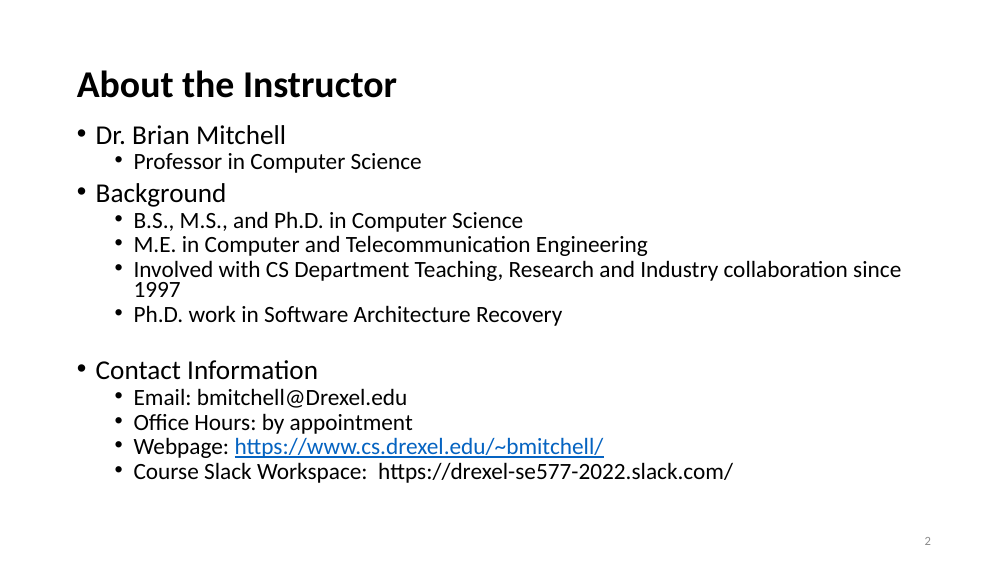
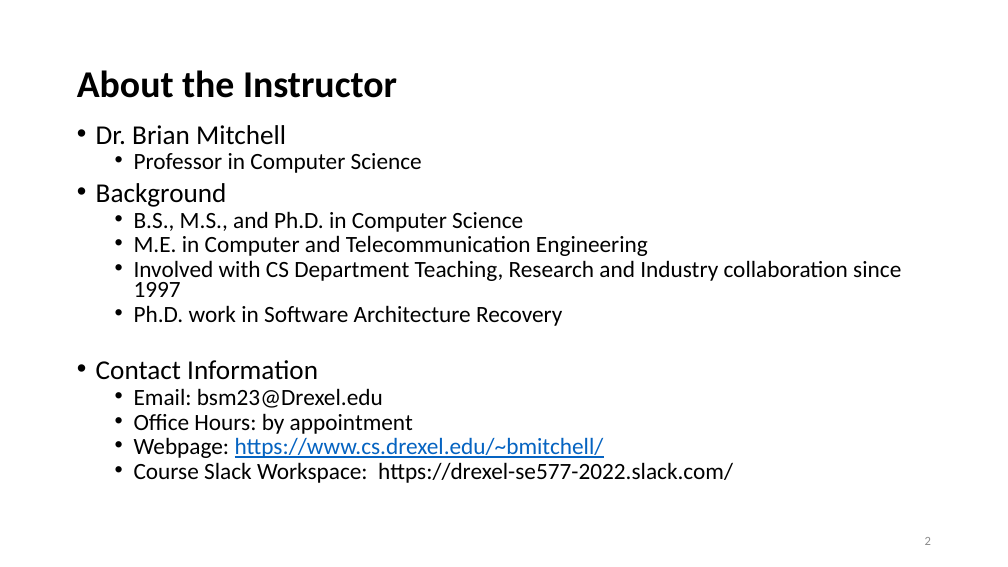
Before and after one commit to ArchitectingSoftware/SE577-SoftwareArchitecture, a slide deck: slide 2 of lectures/Week 1 - Course Overview.pptx. Drawn at 1008x567 pixels with LibreOffice and Linux fonts; fonts in the diff are those of the drawing. Boxes give left, top, right and bottom in pixels: in the first picture for what was removed or moved away, otherwise in the second. Text is boxed around its words. In the diff, an @@ line names an element or a change of style, - is before the commit and + after.

```diff
--- a/lectures/Week 1 - Course Overview.pptx
+++ b/lectures/Week 1 - Course Overview.pptx
@@ text at (134, 388, 383, 408): text changed @@
-  • Email: bmitchell@Drexel.edu
+  • Email: bsm23@Drexel.edu
```
Also in this commit, not shown: 3 other slides changed, 2 other files.
